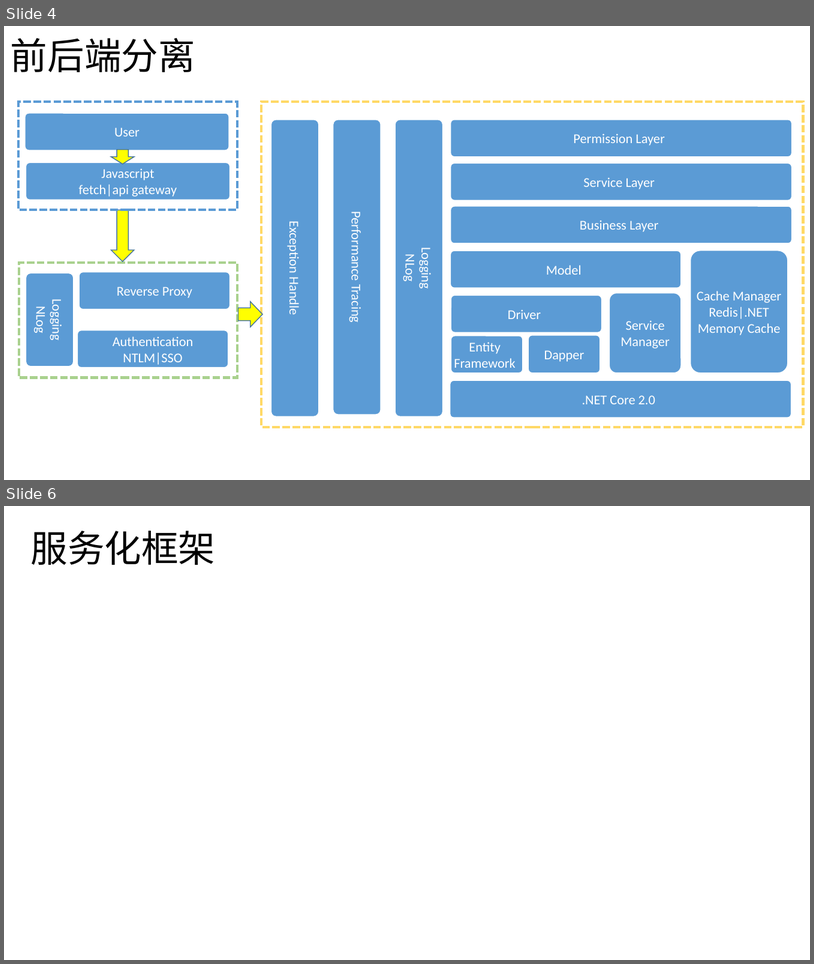
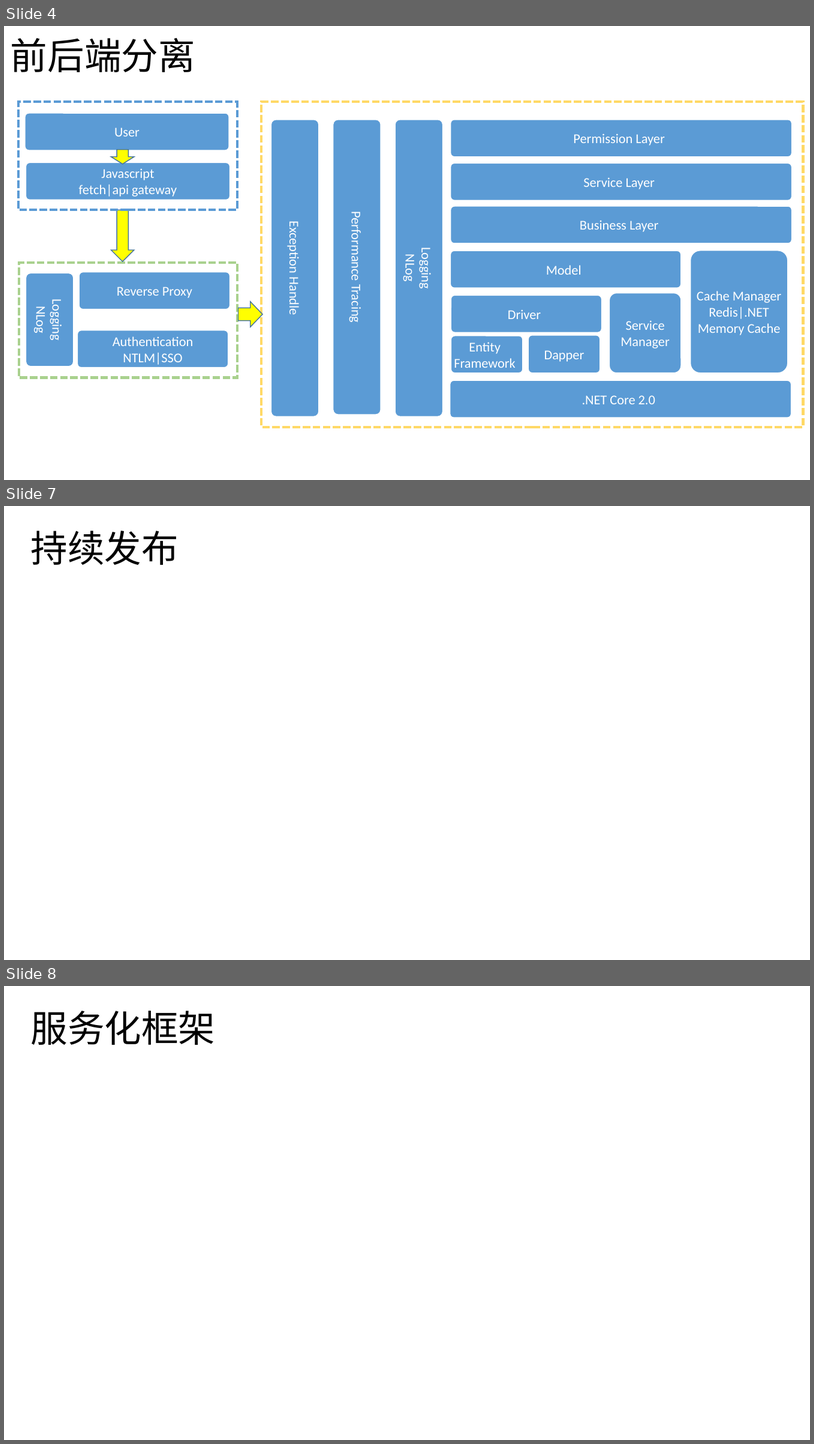
Before and after one commit to neveer/sharewinfo, a slide deck: document/design/上北智信前端框架.pptx. Shown one above the other, each under a label of ours: slides 4 and 6 before the commit, slides 4, 7 and 8 after it; the slides between them are not shown. The pictures are 814x964 and 814x1444 pixels, drawn with LibreOffice and Linux fonts; fonts in the diff are those of the drawing. Boxes give left, top, right and bottom in pixels: in the first picture for what was removed or moved away, otherwise in the second. Text is boxed around its words. In the diff, an @@ line names an element or a change of style, - is before the commit and + after.

```diff
--- a/document/design/上北智信前端框架.pptx
+++ b/document/design/上北智信前端框架.pptx
@@ slide 7 added at [4,506,810,960], background #FFFFFF @@
@@ text added at [31,531,179,565], 44 pt, text #000000 @@
+持续发布
@@ what was slide 6 is now slide 8 @@
```
Also in this commit, not shown: 1 slide changed, 1 other slide added, 1 other file.
